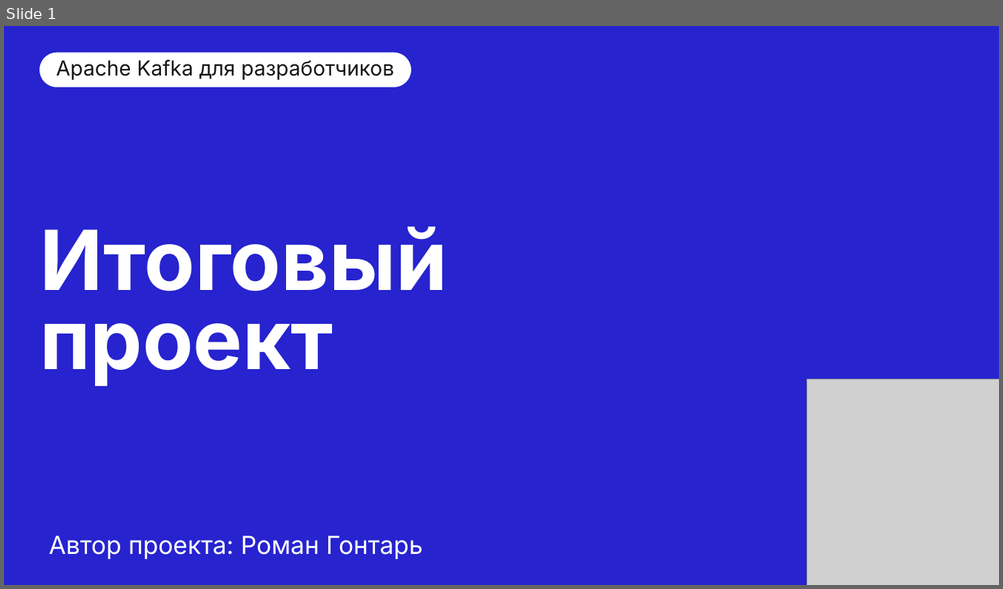
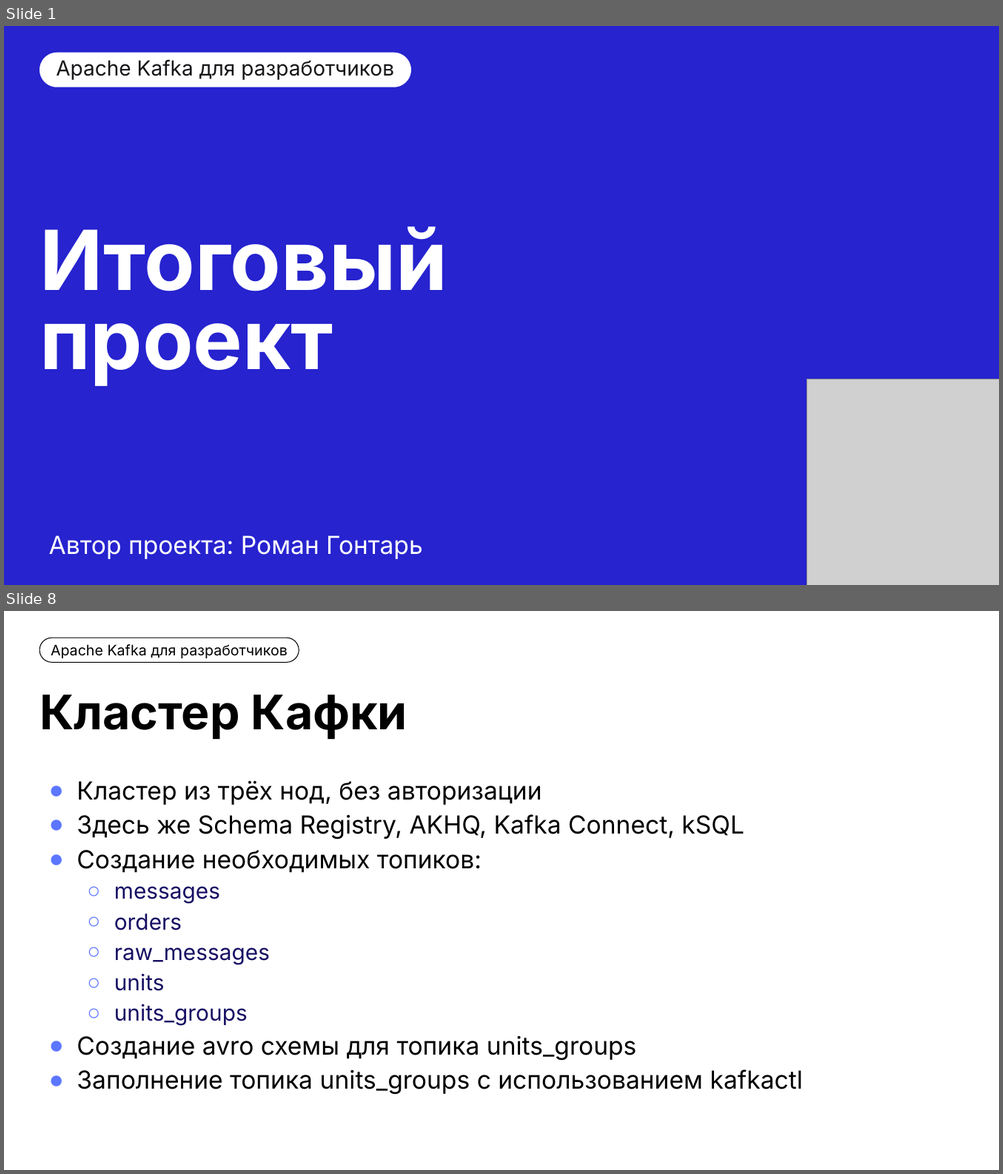
Before and after one commit to CoolGosha/kafka-for-devs-final-project, a slide deck: Защита проекта Кафка для разработчиков Гонтарь Роман.pptx. Shown one above the other, each under a label of ours: slide 1 before the commit, slides 1 and 8 after it; the slides between them are not shown. The pictures are 1003x589 and 1003x1174 pixels, drawn with LibreOffice and Linux fonts; fonts in the diff are those of the drawing; grey boxes stand for pictures; background and template pictures are left out. Boxes give left, top, right and bottom in pixels: in the first picture for what was removed or moved away, otherwise in the second. Text is boxed around its words. In the diff, an @@ line names an element or a change of style, - is before the commit and + after.

Commit message:
Update README.md и Защита проекта Кафка для разработчиков Гонтарь Роман.pptx

```diff
--- a/Защита проекта Кафка для разработчиков Гонтарь Роман.pptx
+++ b/Защита проекта Кафка для разработчиков Гонтарь Роман.pptx
@@ slide 8 added at (4, 611, 999, 1170), background #FFFFFF @@
@@ rounded rectangle added at (40, 638, 299, 663), fill #FFFFFF, outline #000000 0.75 pt, 14 pt, text #000000 @@
+Apache Kafka для разработчиков
@@ title added at (40, 695, 407, 739), 46 pt, text #000000, bold @@
+Кластер Кафки
@@ text added at (77, 781, 802, 1095), 24 pt, text #000000 @@
+● Кластер из трёх нод, без авторизации
+● Здесь же Schema Registry, AKHQ, Kafka Connect, kSQL
+● Создание необходимых топиков:
+  ○ messages
+  ○ orders
+  ○ raw_messages
+  ○ units
+  ○ units_groups
+● Создание avro схемы для топика units_groups
+● Заполнение топика units_groups с использованием kafkactl
```
Also in this commit, not shown: 2 slides changed, 13 other slides added, 6 slides removed, 1 other file.
